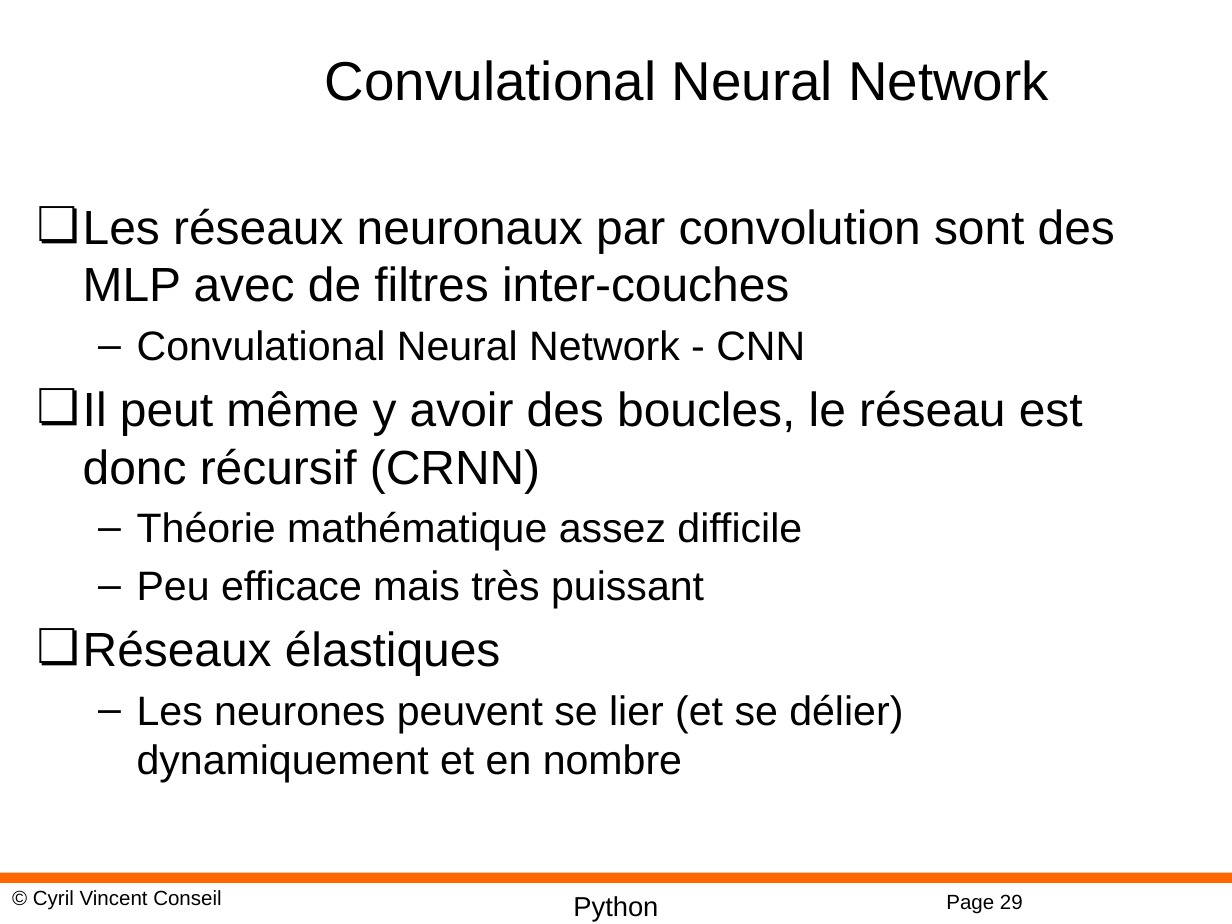
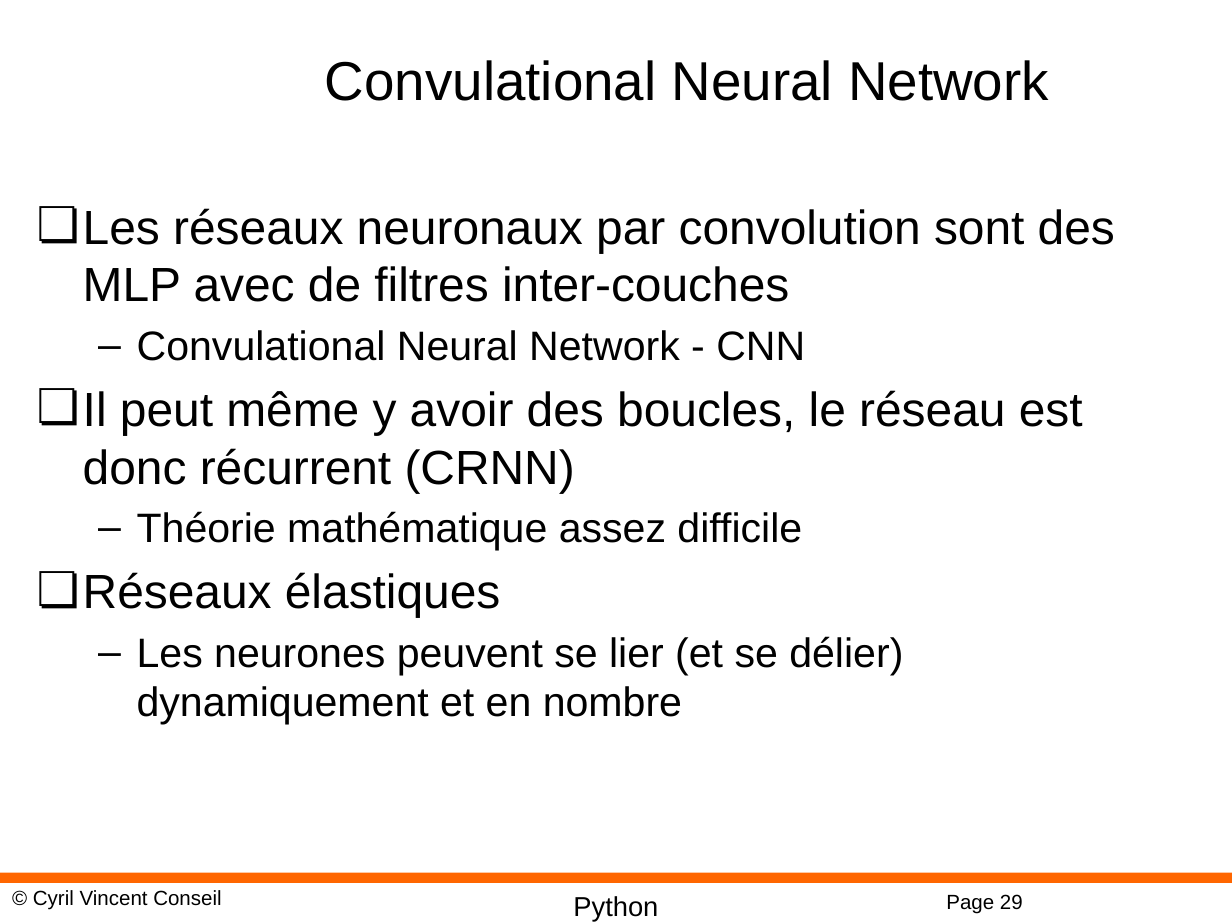
Before and after one commit to cyrilvincent/ML, a slide deck: slide 29 of PPT/MachineLearning18-NeuralNetwork.pptx. Drawn at 1232x924 pixels with LibreOffice and Linux fonts; fonts in the diff are those of the drawing; background and template pictures are left out. Boxes give left, top, right and bottom in pixels: in the first picture for what was removed or moved away, otherwise in the second. Text is boxed around its words. In the diff, an @@ line names an element or a change of style, - is before the commit and + after.

```diff
--- a/PPT/MachineLearning18-NeuralNetwork.pptx
+++ b/PPT/MachineLearning18-NeuralNetwork.pptx
@@ text at box(83, 390, 1083, 493): text changed @@
-❏ Il peut même y avoir des boucles, le réseau est donc récursif (CRNN)
+❏ Il peut même y avoir des boucles, le réseau est donc récurrent (CRNN)
@@ text at box(137, 569, 704, 608): paragraph removed @@
-  – Peu efficace mais très puissant
```
Also in this commit, not shown: 1 other slide changed, 11 other files.
